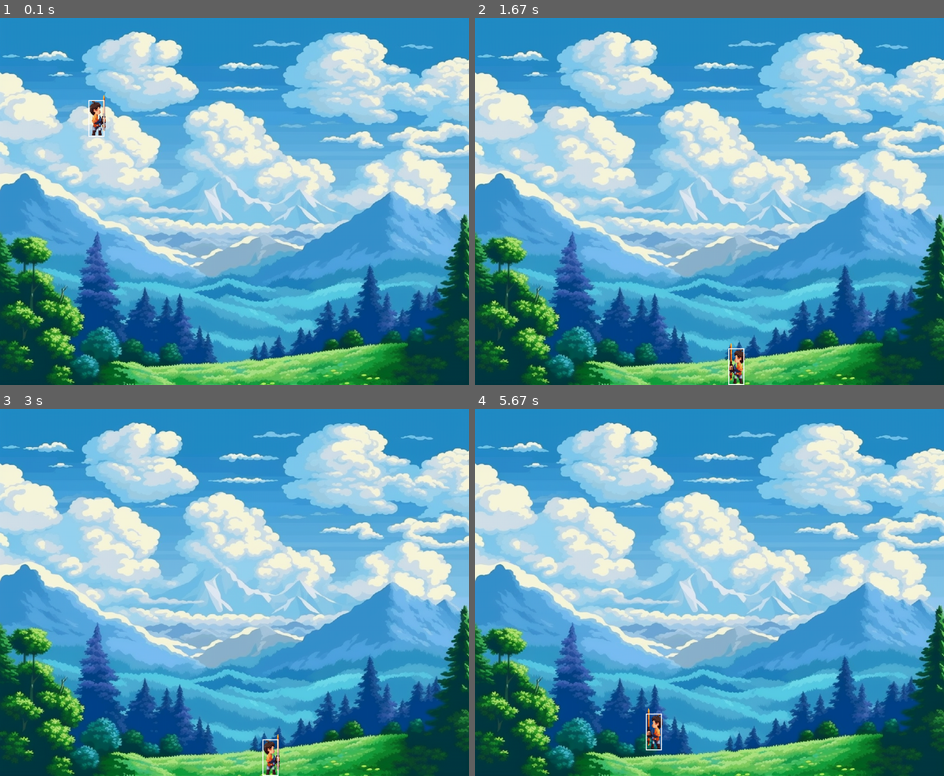
Above: before the commit, frames 1-4 (two rows, left to right).
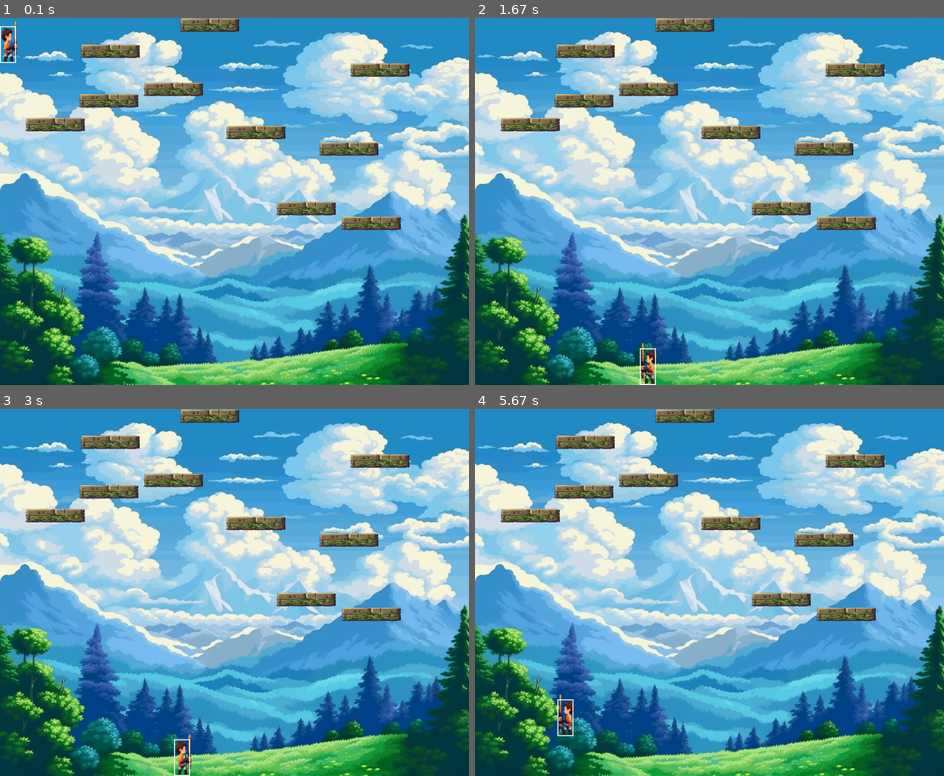
Above: after the commit, the same moments.

Repository: RomanFaust0v/PyGame
Game: pygame game, started from pygame/src/game.py
Same seed, same stepped clock (60 frames per second), same inputs: the game is played once before the commit and once after it.
Inputs:
- Up to frame 1 (0.1 s): no input
- Up to frame 2 (1.67 s): hold Right 0.33-0.8 s; hold Right 0.83-1.3 s; hold Left from 1.33 s (still down)
- Up to frame 3 (3 s): release Left at 1.87 s; hold Left 1.9-2.3 s; hold Right 2.33-2.97 s
- Up to frame 4 (5.67 s): tap Space at 3, 3.4, 3.7, 3.9, 4.2, 4.4, 4.7, 4.9, 5.2, 5.47 s; hold Left 3.33-3.8 s; hold Right 3.83-4.3 s; hold Right 4.33-4.8 s; hold Left 4.83-5.37 s; hold Left from 5.4 s (still down)

The runs differ from the first frame. In frame 1, 5.1% of the frame differs, in the area x 0-88%, y 0-58%; in frame 2, 5.2%; in frame 3, 5.2%; in frame 4, 5.3%, in the area x 5-88%, y 0-94%.

Commit message:
object class added, platform added

Diff:
--- a/pygame/src/game.py
+++ b/pygame/src/game.py
@@ -1,6 +1,8 @@
 import player
 import world
 import pygame
+import ground
+import random
 
 WHITE = (255, 255, 255)
 running = True
@@ -10,16 +12,18 @@
 pygame.init()
 pygame.display.set_caption("Roman's Game")
 #create game world
-world_ = world.World(1024, 800)
-world_.set_background(pygame.image.load(world_.bckgr_img))
-world_.set_background(pygame.transform.scale(world_.get_background(), (world_.width, world_.height)))
+world_ = world.World(1024, 800, 0, 0)
+player_ = player.Player(210, 210, 40, 100, world_)
+platform_ = ground.Platform(500, 500, 30, 30)
+
+platform_group = pygame.sprite.Group()
+for p in range(world_.get_max_platforms()):
+    p_x = random.randint(0, world_.width-130)
+    p_y = random.randint(30, 60)*p
+    platform = ground.Platform(p_x, p_y, 130, 30)
+    platform_group.add(platform)
+
 screen = pygame.display.set_mode((world_.width, world_.height))
-
-
-player_ = player.Player(210, 210, 40, 100, world_)
-player_.set_image(pygame.image.load(player_.img_file))
-player_.set_image(pygame.transform.scale(player_.get_image(), (player_.width, player_.height)))
-player_.set_rect(pygame.Rect(0, 0, 35, 80))
 
 while running:
     clock.tick(FPS)
@@ -29,13 +33,11 @@
         player_.move_right()
     if key[pygame.K_LEFT] or key[pygame.K_a]:
         player_.move_left()
-    # if key[pygame.K_SPACE]:
-    #     player_.jump()
 
-    screen.blit(world_.get_background(), (0,0))
-    screen.blit(pygame.transform.flip(player_.get_image(), player_.flip, False), (player_.get_rect().x, player_.get_rect().y-15))
-    pygame.draw.rect(screen, WHITE, player_.get_rect(), 2)
-
+    world_.draw_object(screen)
+    player_.draw_player(screen)
+    # platform_.draw_object(screen)
+    platform_group.draw(screen)
     for event in pygame.event.get():
         if event.type == pygame.QUIT:
             running = False
@@ -43,4 +45,5 @@
         if event.type == pygame.KEYDOWN:
             if event.key == pygame.K_SPACE:
                 player_.jump()
+
     pygame.display.update()
--- /dev/null
+++ b/pygame/src/ground.py
@@ -0,0 +1,9 @@
+from pygame.sprite import Group, Sprite
+from object import Object
+class Platform(Sprite, Object):
+    plat_img_1 = "assets/Terrain1.png"
+    plat_img_2 = "assets/Terrain2.png"
+
+    def __init__(self, x, y, width, height):
+        super().__init__()
+        Object.__init__(self, x, y, width, height, self.plat_img_1)
--- /dev/null
+++ b/pygame/src/object.py
@@ -0,0 +1,15 @@
+from pygame import image, transform, Rect, display, Surface, draw
+class Object():
+
+    def __init__(self, x, y, width, height, image_path):
+        self.x = x
+        self.y = y
+        self.width = width
+        self.height = height
+        self.image = transform.scale(image.load(image_path), (self.width, self.height))
+        self.rect = self.image.get_rect()
+        self.rect.x = self.x
+        self.rect.y = self.y
+
+    def draw_object(self, screen: Surface):
+        screen.blit(self.image, self.rect)
--- a/pygame/src/player.py
+++ b/pygame/src/player.py
@@ -1,17 +1,19 @@
-class Player:
+from pygame import draw, Surface, Rect, transform
+from object import Object
+class Player(Object):
     img_file = "assets/Player.png"
     def __init__(self, x, y, width, height, world):
-        self.x = x
-        self.y = y
-        self.width = width
-        self.height = height
-        self.x_speed = 0
-        self.y_speed = 0
+        super().__init__(x, y, width, height, self.img_file)
         self.world = world
-        self.rect = None
-        self.image = None
         self.flip = False
         self.is_standing = False
+        self.y_speed = 0
+        self.x_speed = 0
+        self.rect = Rect(0, 0, 35, 80)
+
+    def draw_player(self, screen: Surface):
+        screen.blit(transform.flip(self.image, self.flip, False), (self.get_rect().x, self.get_rect().y-15))
+        draw.rect(screen, (255, 255, 255), self.rect, 2)
 
     def move_right(self):
         delta_x = 10
--- a/pygame/src/world.py
+++ b/pygame/src/world.py
@@ -1,13 +1,26 @@
-class World:
+from object import Object
+
+class World(Object):
     bckgr_img = "assets/background.png"
-    def __init__(self, width, height):
-        self.width = width
-        self.height = height
-        self.gravity = 0.5
-        self.background = None
+    def __init__(self, width, height, x, y):
+        super().__init__(x, y, width, height, self.bckgr_img)
+        self.gravity = 1.2
+        self.max_platforms = 10
 
     def set_background(self, background):
-        self.background = background
+        self.image = background
 
     def get_background(self):
-        return self.background
+        return self.image
+
+    def get_max_platforms(self):
+        return self.max_platforms
+
+    def set_max_platforms(self, max_platforms):
+        self.max_platforms = max_platforms
+
+    def get_gravity(self):
+        return self.gravity
+
+    def set_gravity(self, gravity):
+        self.gravity = gravity
Not shown, changed: .gitignore
